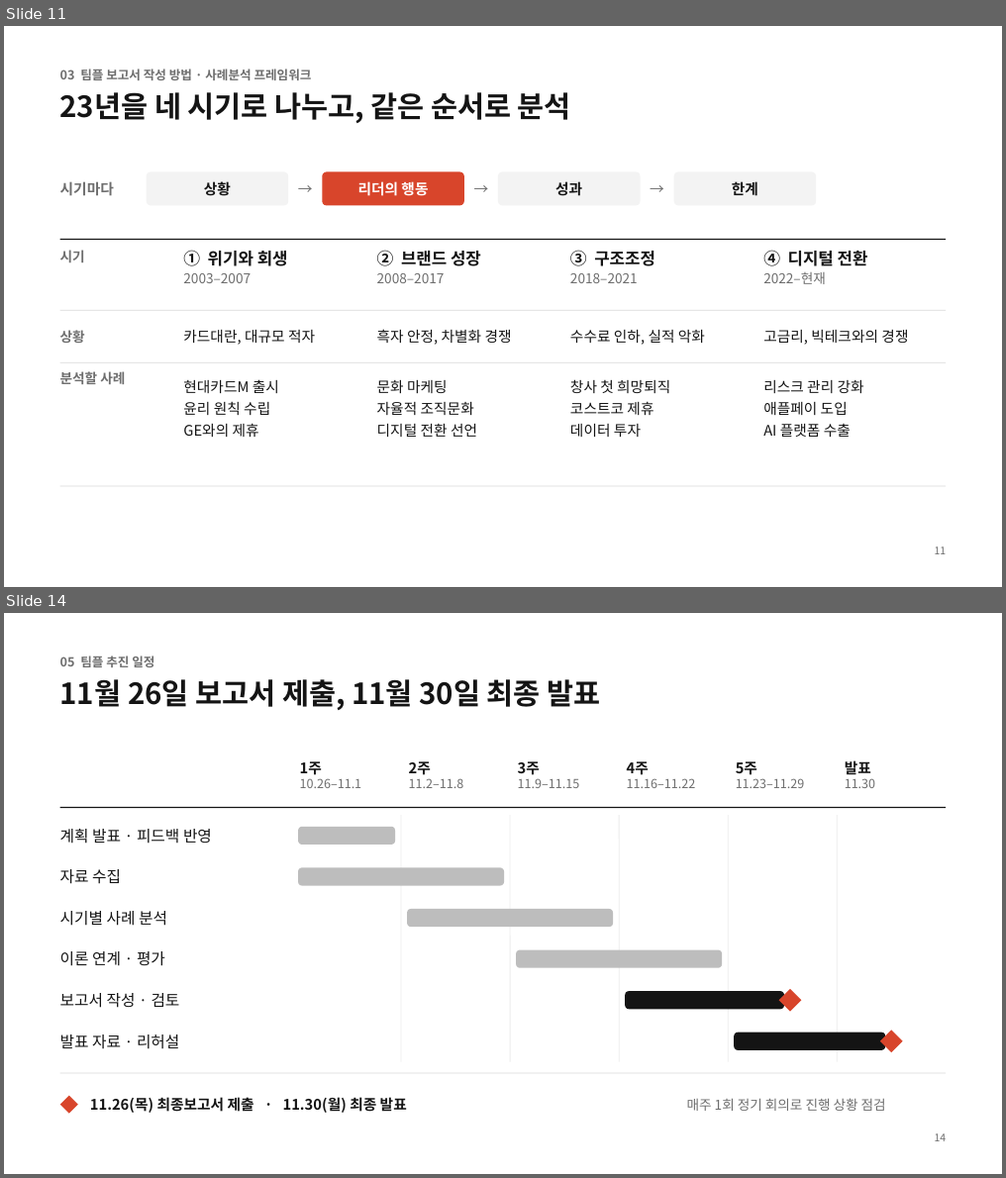
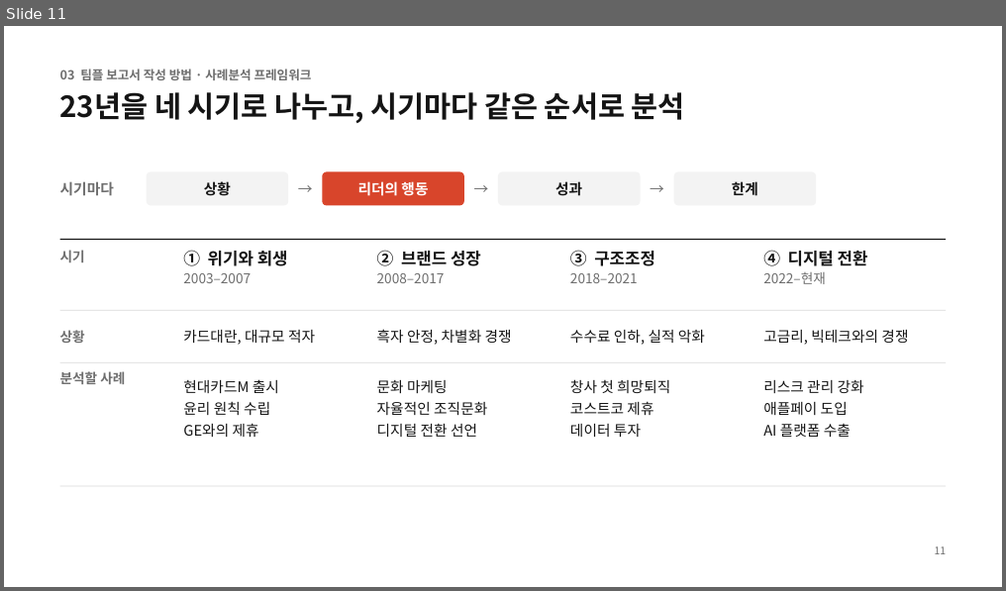
Before and after one commit to NATHAN18-ABLE/for-nathan, a slide deck: leadership-ppt/leadership-plan.pptx. Shown one above the other, each under a label of ours: slides 11 and 14 before the commit, slide 11 after it; the slides between them are not shown. The pictures are 1006x1178 and 1006x591 pixels, drawn with LibreOffice and Linux fonts; fonts in the diff are those of the drawing. Boxes give left, top, right and bottom in pixels: in the first picture for what was removed or moved away, otherwise in the second. Text is boxed around its words. In the diff, an @@ line names an element or a change of style, - is before the commit and + after.

```diff
--- a/leadership-ppt/leadership-plan.pptx
+++ b/leadership-ppt/leadership-plan.pptx
@@ slide 14 removed at [4,613,1002,1174], background #FFFFFF @@
@@ text removed at [60,656,154,667] @@
-05 팀플 추진 일정
@@ title removed at [60,679,601,710] @@
-11월 26일 보고서 제출, 11월 30일 최종 발표
@@ text removed at [845,761,875,788] @@
-발표
-11.30
@@ text removed at [300,761,362,788] @@
-1주
-10.26–11.1
@@ text removed at [409,761,464,788] @@
-2주
-11.2–11.8
@@ text removed at [518,761,580,788] @@
-3주
-11.9–11.15
@@ text removed at [627,761,696,788] @@
-4주
-11.16–11.22
@@ text removed at [736,761,805,788] @@
-5주
-11.23–11.29
@@ line removed from (60, 808) to (945, 808) @@
@@ line removed from (402, 815) to (402, 1062) @@
@@ line removed from (510, 815) to (510, 1062) @@
@@ line removed from (620, 815) to (620, 1062) @@
@@ line removed from (728, 815) to (728, 1062) @@
@@ line removed from (838, 815) to (838, 1062) @@
@@ text removed at [60,829,212,844] @@
-계획 발표 · 피드백 반영
@@ rounded rectangle removed at [298,827,395,845] @@
@@ text removed at [60,869,121,884] @@
-자료 수집
@@ rounded rectangle removed at [298,867,504,885] @@
@@ rounded rectangle removed at [408,909,614,928] @@
@@ text removed at [60,911,167,926] @@
-시기별 사례 분석
@@ text removed at [60,952,165,966] @@
-이론 연계 · 평가
@@ rounded rectangle removed at [516,950,722,967] @@
@@ text removed at [60,993,180,1008] @@
-보고서 작성 · 검토
@@ rounded rectangle removed at [626,991,785,1009] @@
@@ diamond removed at [779,989,801,1012] @@
@@ text removed at [60,1035,179,1050] @@
-발표 자료 · 리허설
@@ rounded rectangle removed at [734,1033,885,1051] @@
@@ diamond removed at [880,1031,903,1054] @@
@@ line removed from (60, 1073) to (945, 1073) @@
@@ diamond removed at [60,1096,78,1114] @@
@@ text removed at [90,1097,407,1113] @@
-11.26(목) 최종보고서 제출 · 11.30(월) 최종 발표
@@ text removed at [687,1098,886,1111] @@
-매주 1회 정기 회의로 진행 상황 점검
@@ page number removed at [935,1134,946,1142] @@
-14
@@ slide 11 changed as well @@
@@ title at [60,92,685,123]: text changed @@
-23년을 네 시기로 나누고, 같은 순서로 분석
+23년을 네 시기로 나누고, 시기마다 같은 순서로 분석
@@ text at [377,402,487,415]: text changed @@
-자율적 조직문화
+자율적인 조직문화
```
Also in this commit, not shown: 13 other slides changed, 2 slides added, 1 other slide removed, 3 other files.
